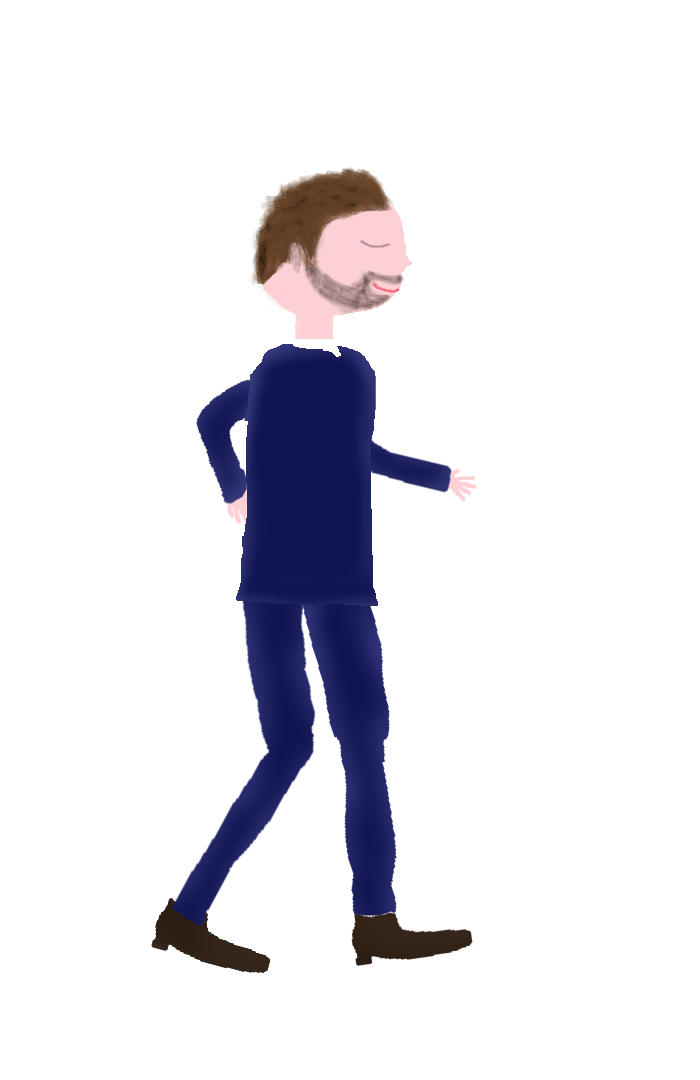
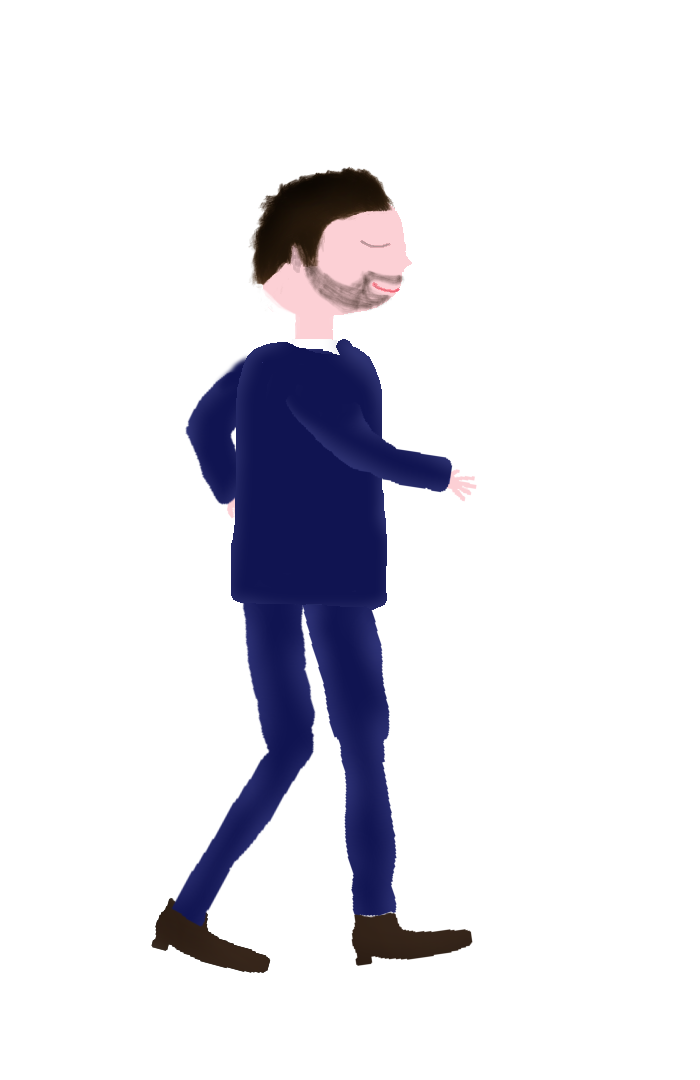
Comparing the layer stacks of the two w=700, h=1080 images. Changes:
added layer "Right-Arm" in group "Man" over (265, 353, 453, 493)
painted on "Suit-Top" over (231, 339, 387, 610)
removed layer "Suit-Arms" from group "Man" over (195, 377, 453, 505)
added layer "Left-Arm" in group "Man" over (185, 352, 288, 506)
painted on "Hair" over (248, 166, 395, 290)
